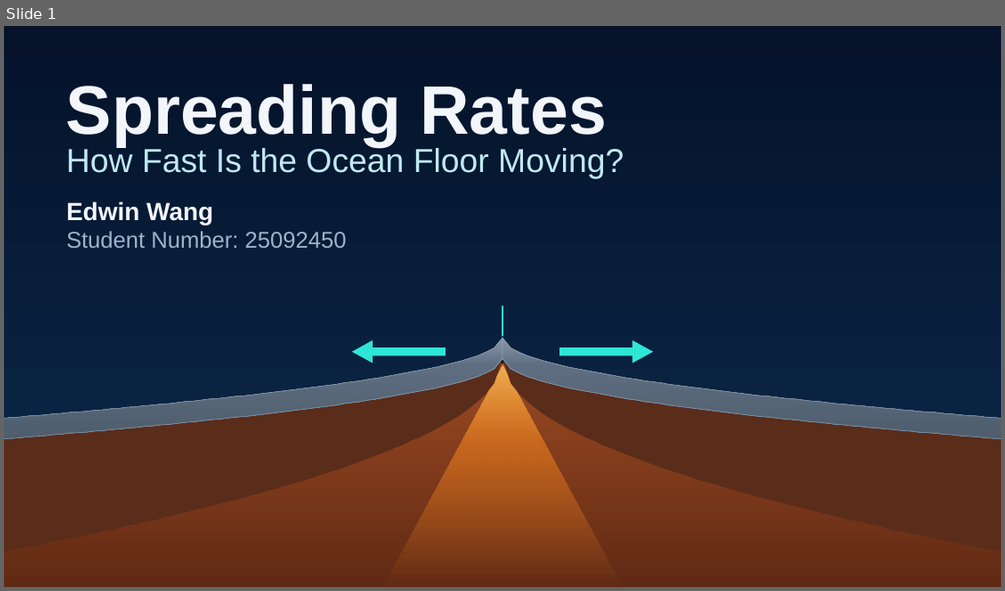
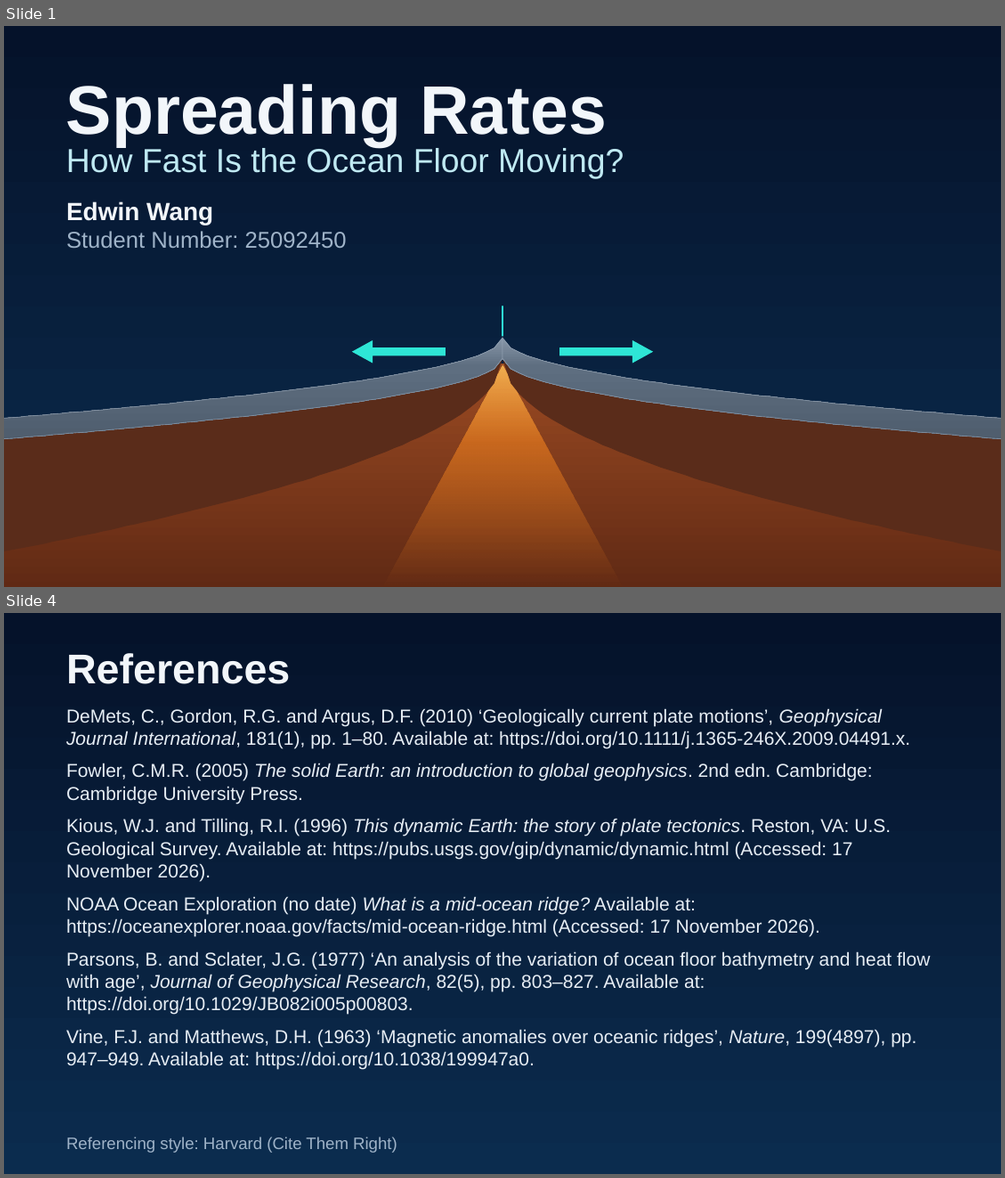
Before and after one commit to manguse4u-star/Wow, a slide deck: deliverables/Spreading_Rates_Presentation.pptx. Shown one above the other, each under a label of ours: slide 1 before the commit, slides 1 and 4 after it; the slides between them are not shown. The pictures are 1005x591 and 1005x1178 pixels, drawn with LibreOffice and Linux fonts; fonts in the diff are those of the drawing. Boxes give left, top, right and bottom in pixels: in the first picture for what was removed or moved away, otherwise in the second. Text is boxed around its words. In the diff, an @@ line names an element or a change of style, - is before the commit and + after.

```diff
--- a/deliverables/Spreading_Rates_Presentation.pptx
+++ b/deliverables/Spreading_Rates_Presentation.pptx
@@ slide 4 added at <box>4,613,1001,1174</box>, background #071A33 @@
@@ rectangle added at <box>4,613,1001,1174</box>, fill gradient #05122A to #0B2C4E @@
@@ text added at <box>66,653,290,684</box>, 40 pt, text #F2F6FA, bold @@
+References
@@ text added at <box>66,708,930,1069</box>, 18 pt, text #E6EDF4 @@
+DeMets, C., Gordon, R.G. and Argus, D.F. (2010) ‘Geologically current plate motions’, Geophysical Journal International, 181(1), pp. 1–80. Available at: https://doi.org/10.1111/j.1365-246X.2009.04491.x.
+Fowler, C.M.R. (2005) The solid Earth: an introduction to global geophysics. 2nd edn. Cambridge: Cambridge University Press.
+Kious, W.J. and Tilling, R.I. (1996) This dynamic Earth: the story of plate tectonics. Reston, VA: U.S. Geological Survey. Available at: https://pubs.usgs.gov/gip/dynamic/dynamic.html (Accessed: 17 November 2026).
+NOAA Ocean Exploration (no date) What is a mid-ocean ridge? Available at: https://oceanexplorer.noaa.gov/facts/mid-ocean-ridge.html (Accessed: 17 November 2026).
+Parsons, B. and Sclater, J.G. (1977) ‘An analysis of the variation of ocean floor bathymetry and heat flow with age’, Journal of Geophysical Research, 82(5), pp. 803–827. Available at: https://doi.org/10.1029/JB082i005p00803.
+Vine, F.J. and Matthews, D.H. (1963) ‘Magnetic anomalies over oceanic ridges’, Nature, 199(4897), pp. 947–949. Available at: https://doi.org/10.1038/199947a0.
@@ text added at <box>66,1136,397,1152</box>, 16 pt, text #9FB3C8 @@
+Referencing style: Harvard (Cite Them Right)
```
Also in this commit, not shown: 1 slide changed, 1 slide removed, 24 other files.
